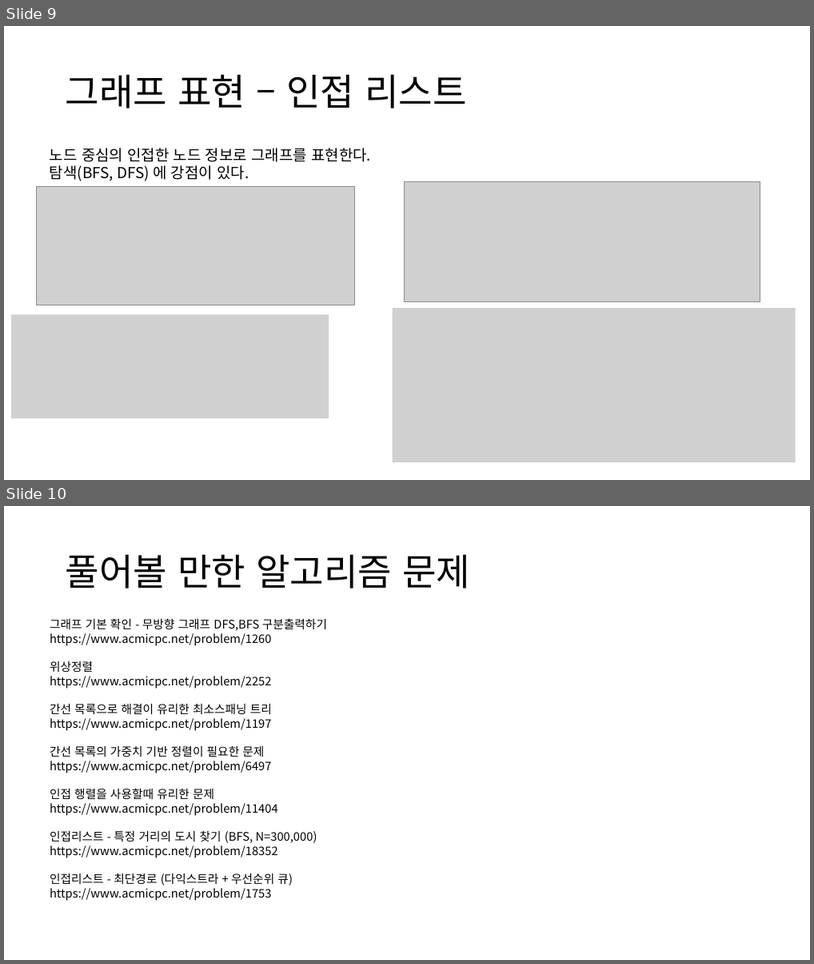
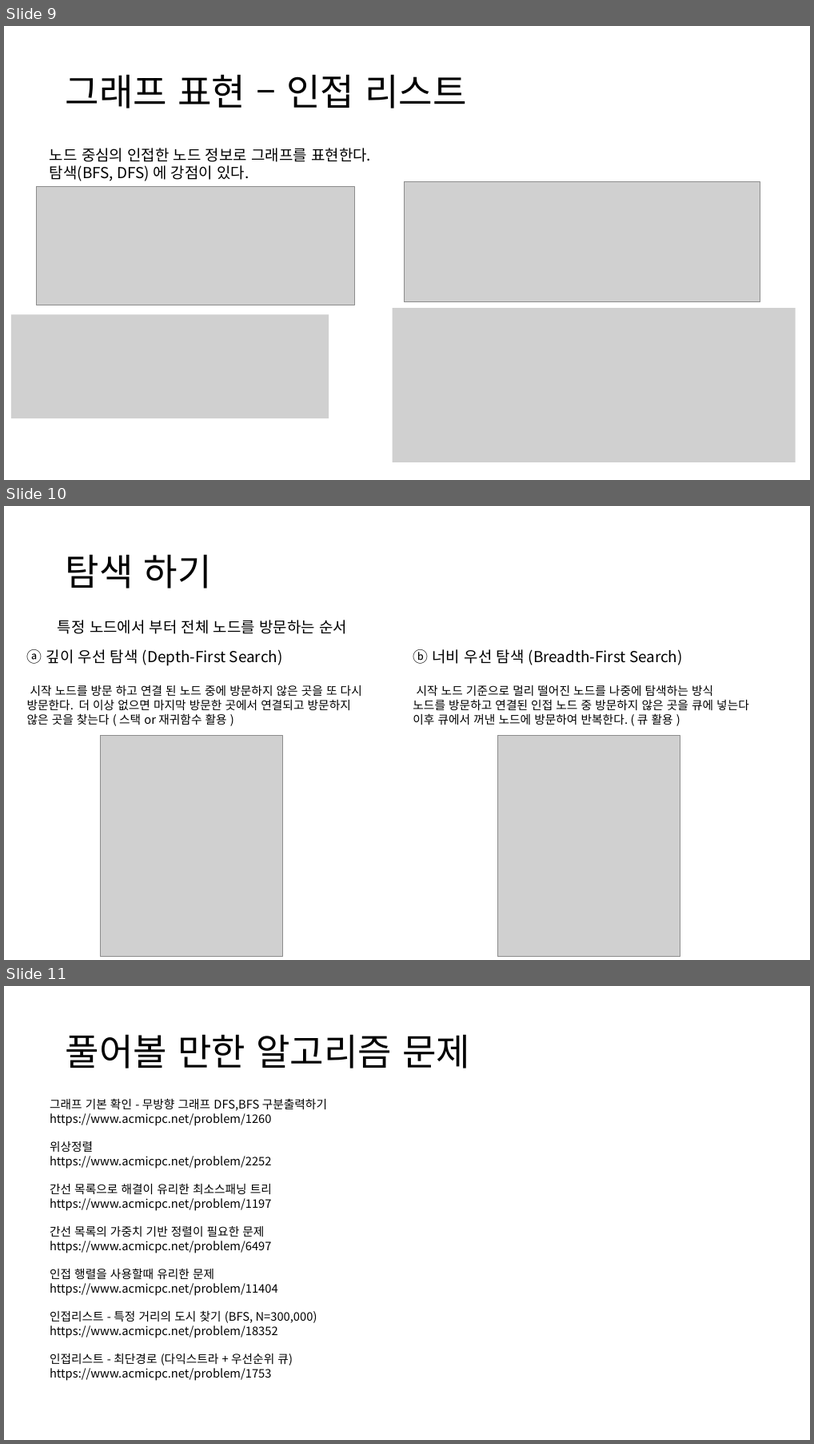
Before and after one commit to ldw9981/DataStructureAndAlgorithm, a slide deck: Documents/7 그래프.pptx. Shown one above the other, each under a label of ours: slides 9 and 10 before the commit, slides 9, 10 and 11 after it. The pictures are 814x964 and 814x1444 pixels, drawn with LibreOffice and Linux fonts; fonts in the diff are those of the drawing; grey boxes stand for pictures. Boxes give left, top, right and bottom in pixels: in the first picture for what was removed or moved away, otherwise in the second. Text is boxed around its words. In the diff, an @@ line names an element or a change of style, - is before the commit and + after.

Commit message:
update

```diff
--- a/Documents/7 그래프.pptx
+++ b/Documents/7 그래프.pptx
@@ slide 10 added at [4,506,810,960], background #FFFFFF @@
@@ title added at [66,554,212,588], 44 pt, text #000000 @@
+탐색 하기
@@ text added at [58,620,347,634], 18 pt, text #000000 @@
+특정 노드에서 부터 전체 노드를 방문하는 순서
@@ text added at [27,649,362,724], 14 pt, text #000000 @@
+ⓐ 깊이 우선 탐색 (Depth-First Search)
+시작 노드를 방문 하고 연결 된 노드 중에 방문하지 않은 곳을 또 다시 방문한다. 더 이상 없으면 마지막 방문한 곳에서 연결되고 방문하지 않은 곳을 찾는다 ( 스택 or 재귀함수 활용 )
@@ text added at [413,649,750,724], 14 pt, text #000000 @@
+ⓑ 너비 우선 탐색 (Breadth-First Search)
+시작 노드 기준으로 멀리 떨어진 노드를 나중에 탐색하는 방식
+노드를 방문하고 연결된 인접 노드 중 방문하지 않은 곳을 큐에 넣는다
+이후 큐에서 꺼낸 노드에 방문하여 반복한다. ( 큐 활용 )
@@ picture added at [100,736,283,956] @@
@@ picture added at [498,736,681,956] @@
@@ what was slide 10 is now slide 11 @@
```
